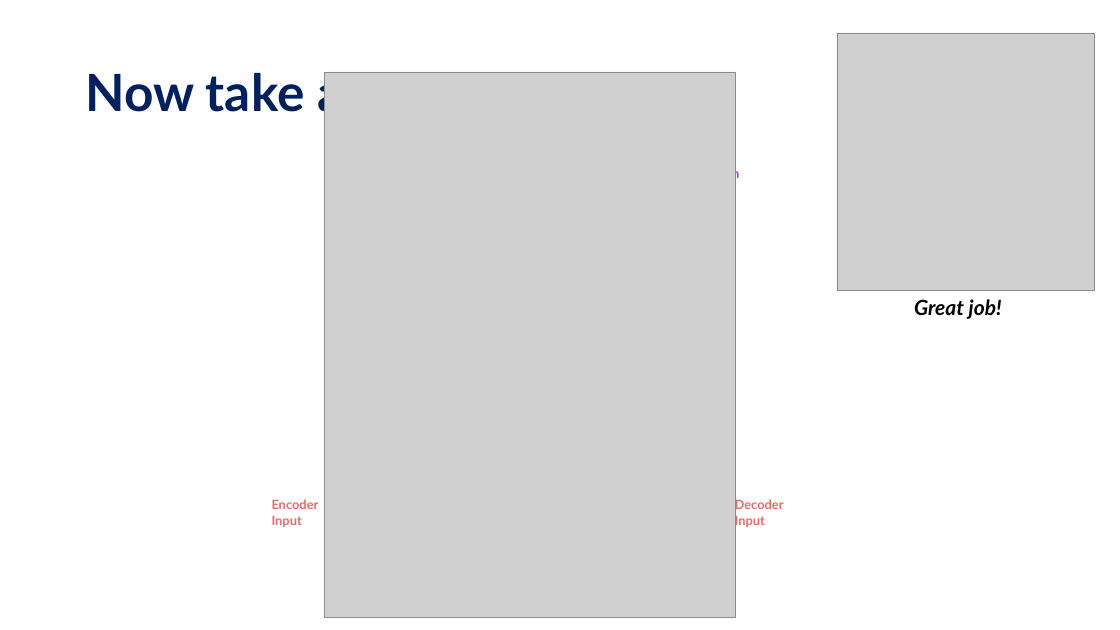
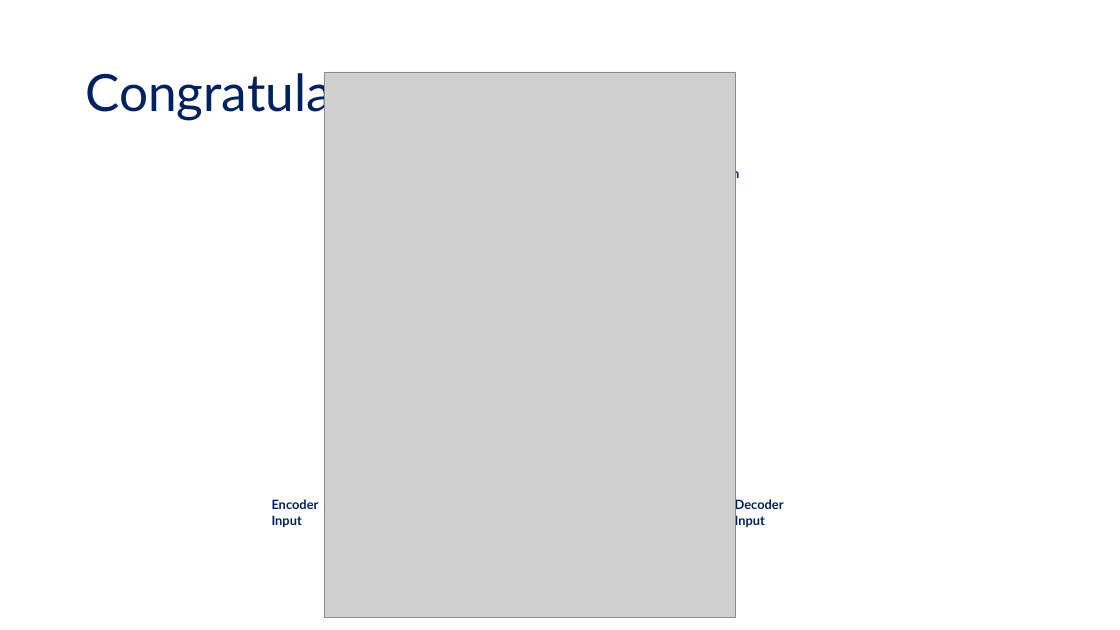
Before and after one commit to tanquangduong/transformer-pt, a slide deck: slide 87 of presentation/Transformer_Udemy/Udemy_P2_Introduction to Transformer.pptx (slide 69 before the commit). Drawn at 1120x630 pixels with LibreOffice and Linux fonts; fonts in the diff are those of the drawing; grey boxes stand for pictures. Boxes give left, top, right and bottom in pixels: in the first picture for what was removed or moved away, otherwise in the second. Text is boxed around its words. In the diff, an @@ line names an element or a change of style, - is before the commit and + after.

```diff
--- a/presentation/Transformer_Udemy/Udemy_P2_Introduction to Transformer.pptx
+++ b/presentation/Transformer_Udemy/Udemy_P2_Introduction to Transformer.pptx
@@ picture removed at <box>837,33,1095,291</box> @@
@@ title at <box>85,72,443,120</box>: text changed; bold off @@
-Now take a bow!
+Congratulations
@@ text "Projection" at <box>680,167,739,181</box>: text colour #9933FF to #002060 @@
@@ text removed at <box>914,299,1002,319</box> @@
-Great job!
@@ text "Encoder Input" at <box>272,499,319,527</box>: text colour #EA6B66 to #002060 @@
@@ text "Decoder Input" at <box>735,498,784,528</box>: text colour #EA6B66 to #002060 @@
```
Also in this commit, not shown: 75 other slides changed, 25 slides added, 8 slides removed, 20 other files.
